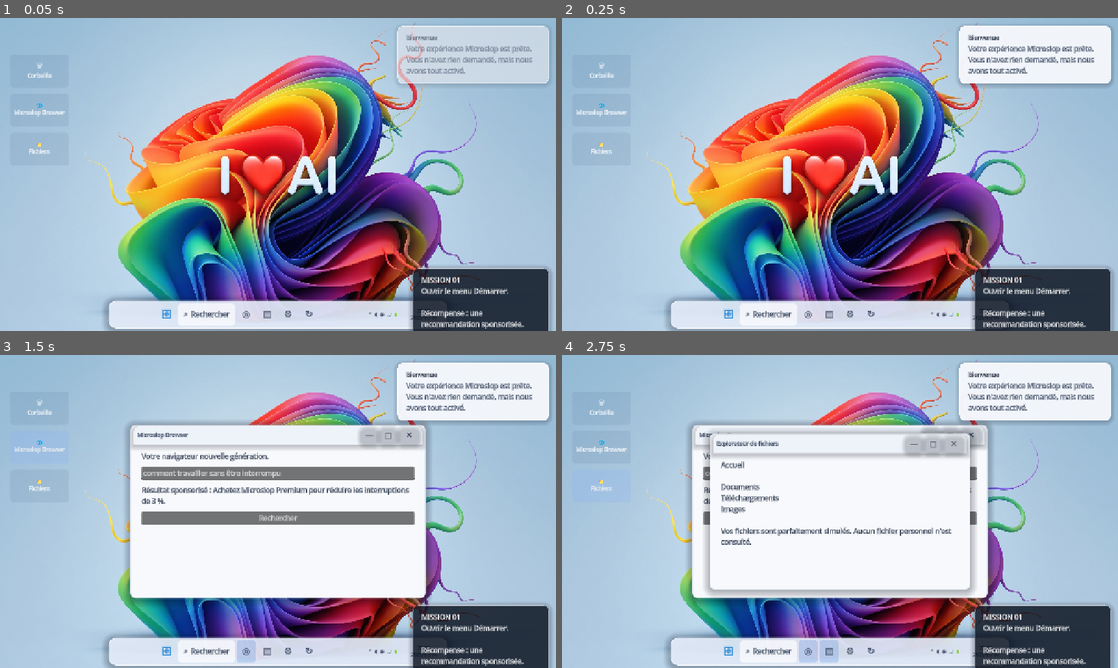
Above: before the commit, frames 1-4 (two rows, left to right).
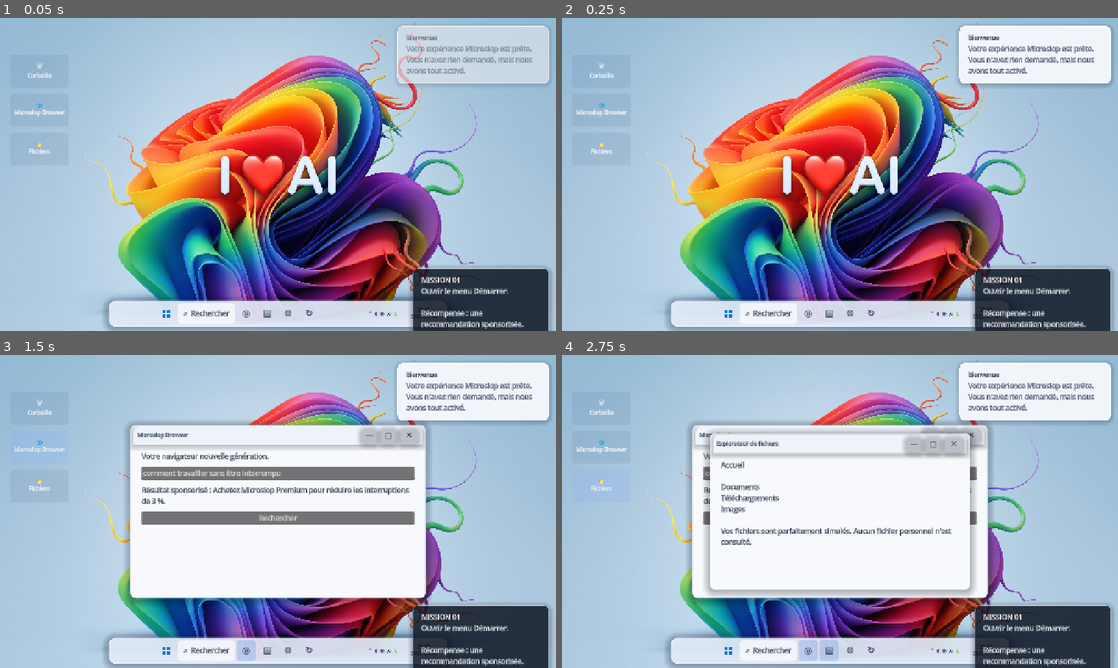
Above: after the commit, the same moments.

Repository: Likounsee/Microslop-Experience
Game: Godot game, scene res://scenes/desktop.tscn
The game is run twice, just before and just after one commit, with the same random seed, the same clock (stepped at 60 frames per second) and the same inputs.
Inputs:
- Up to frame 1 (0.05 s): no input
- Up to frame 2 (0.25 s): no input
- Up to frame 3 (1.5 s): click "🗑 Corbeille" at 0.5 s; click "🌐 Microslop Browser" at 1.25 s
- Up to frame 4 (2.75 s): click "📁 Fichiers" at 2 s

The runs differ from the first frame. In frame 1, 0.6% of the frame differs, in the area x 19-75%, y 92-100%; in frame 2, 0.6%; in frame 3, 0.6%; in frame 4, 0.7%.

Commit message:
Replace Start glyph with a crisp Windows-style logo

Diff:
--- a/scripts/desktop.gd
+++ b/scripts/desktop.gd
@@ -151,15 +151,33 @@
 	row.add_child(left_spacer)
 
 	var start_button := Button.new()
-	start_button.text = "⊞"
+	start_button.text = ""
 	start_button.tooltip_text = "Démarrer"
 	start_button.custom_minimum_size = Vector2(44, 42)
-	start_button.add_theme_font_size_override("font_size", 28)
-	start_button.add_theme_color_override("font_color", Color("0878d1"))
 	start_button.add_theme_stylebox_override("normal", _flat_style(Color(0, 0, 0, 0), 9))
 	start_button.add_theme_stylebox_override("hover", _flat_style(Color(0.4, 0.58, 0.82, 0.18), 9))
 	start_button.pressed.connect(_toggle_start_menu)
 	start_button.focus_mode = Control.FOCUS_NONE
+	var windows_logo := GridContainer.new()
+	windows_logo.columns = 2
+	windows_logo.add_theme_constant_override("h_separation", 2)
+	windows_logo.add_theme_constant_override("v_separation", 2)
+	windows_logo.anchor_left = 0.5
+	windows_logo.anchor_top = 0.5
+	windows_logo.anchor_right = 0.5
+	windows_logo.anchor_bottom = 0.5
+	windows_logo.offset_left = -9
+	windows_logo.offset_top = -9
+	windows_logo.offset_right = 9
+	windows_logo.offset_bottom = 9
+	windows_logo.mouse_filter = Control.MOUSE_FILTER_IGNORE
+	for i in range(4):
+		var pane := ColorRect.new()
+		pane.color = Color("0878d1")
+		pane.custom_minimum_size = Vector2(8, 8)
+		pane.mouse_filter = Control.MOUSE_FILTER_IGNORE
+		windows_logo.add_child(pane)
+	start_button.add_child(windows_logo)
 	row.add_child(start_button)
 
 	var search_button := Button.new()
